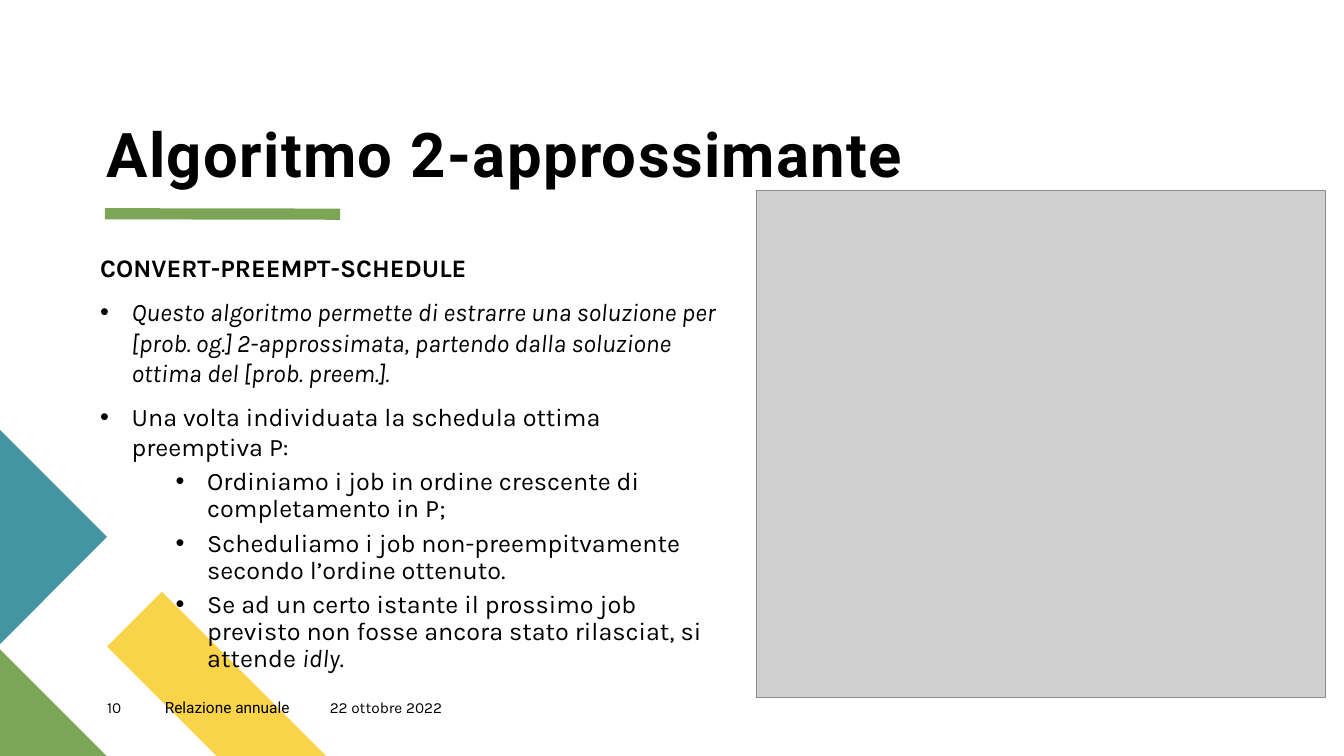
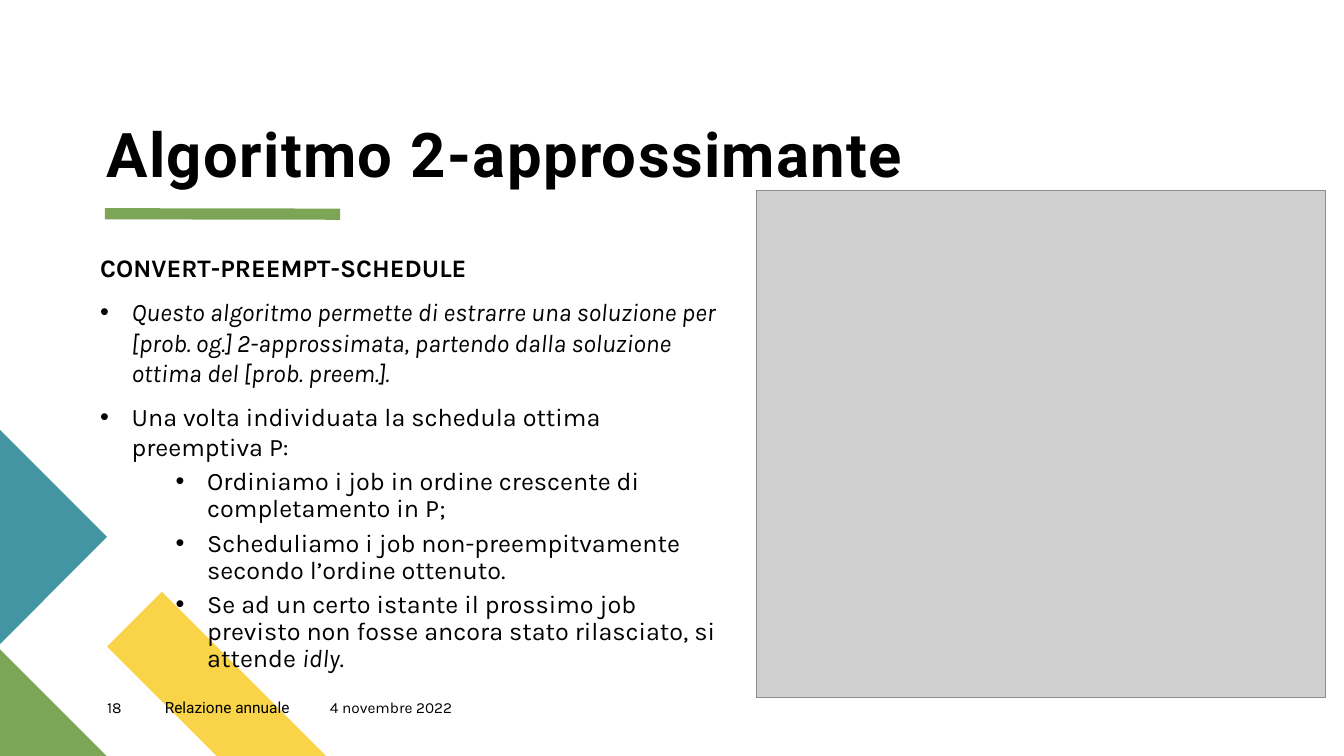
Before and after one commit to GiulioAppetito/Progetto-AMOD-21-22, a slide deck: slide 18 of Presentazione Progetto AMOD.pptx (slide 10 before the commit). Drawn at 1344x756 pixels with LibreOffice and Linux fonts; fonts in the diff are those of the drawing; grey boxes stand for pictures. Boxes give left, top, right and bottom in pixels: in the first picture for what was removed or moved away, otherwise in the second. Text is boxed around its words. In the diff, an @@ line names an element or a change of style, - is before the commit and + after.

```diff
--- a/Presentazione Progetto AMOD.pptx
+++ b/Presentazione Progetto AMOD.pptx
@@ text at box(207, 595, 715, 674): text changed @@
-  • Se ad un certo istante il prossimo job previsto non fosse ancora stato rilasciat, si attende idly.
+  • Se ad un certo istante il prossimo job previsto non fosse ancora stato rilasciato, si attende idly.
@@ page number at box(107, 703, 122, 713): text changed @@
-10
+18
@@ text at box(330, 702, 452, 713): text changed @@
-22 ottobre 2022
+4 novembre 2022
```
Also in this commit, not shown: 16 other slides changed, 9 slides added, 1 slide removed.
